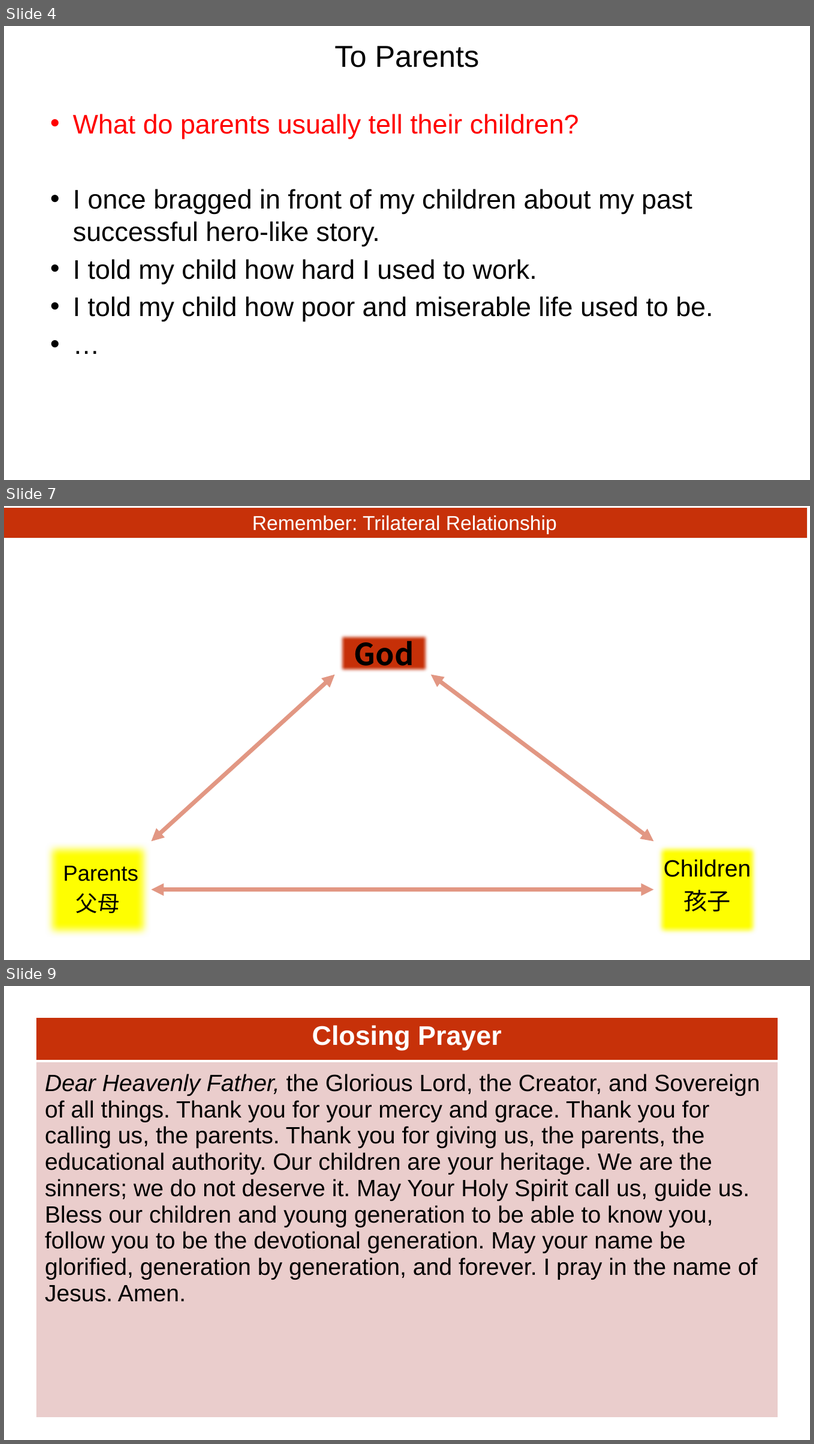
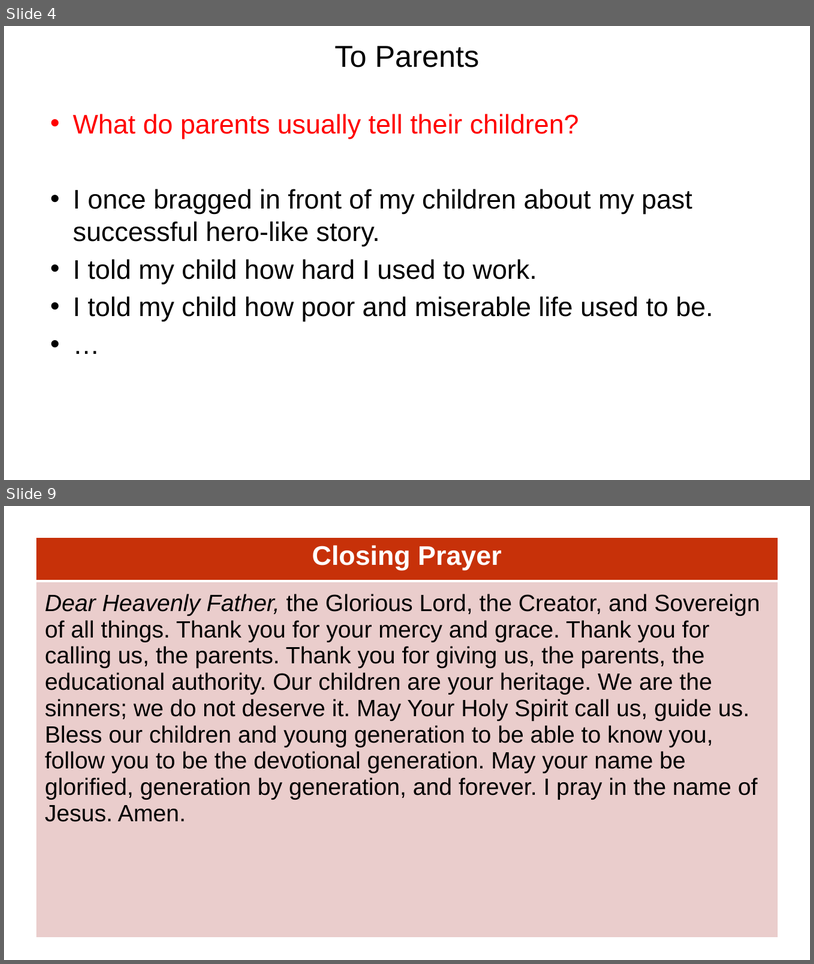
Before and after one commit to wdingbox/accc_2025_pp, a slide deck: ppt/Exodus/exo10_1_15.pptx. Shown one above the other, each under a label of ours: slides 4, 7 and 9 before the commit, slides 4 and 9 after it; the slides between them are not shown. The pictures are 814x1444 and 814x964 pixels, drawn with LibreOffice and Linux fonts; fonts in the diff are those of the drawing; background and template pictures are left out. Boxes give left, top, right and bottom in pixels: in the first picture for what was removed or moved away, otherwise in the second. Text is boxed around its words. In the diff, an @@ line names an element or a change of style, - is before the commit and + after.

```diff
--- a/ppt/Exodus/exo10_1_15.pptx
+++ b/ppt/Exodus/exo10_1_15.pptx
@@ slide 7 removed at box(4, 506, 810, 960), background picture (left out) @@
@@ rectangle removed at box(4, 507, 808, 537) @@
-Remember: Trilateral Relationship
@@ rectangle removed at box(338, 632, 431, 675) @@
-God
@@ double arrow removed from (335, 674) to (152, 841) @@
@@ double arrow removed from (431, 674) to (654, 841) @@
@@ text removed at box(45, 841, 152, 938) @@
-Parents
-父母
@@ text removed at box(664, 858, 752, 912) @@
-Children
-孩子
@@ double arrow removed from (152, 889) to (654, 889) @@
```
Also in this commit, not shown: 4 slides changed, 1 slide added, 3 other files.
